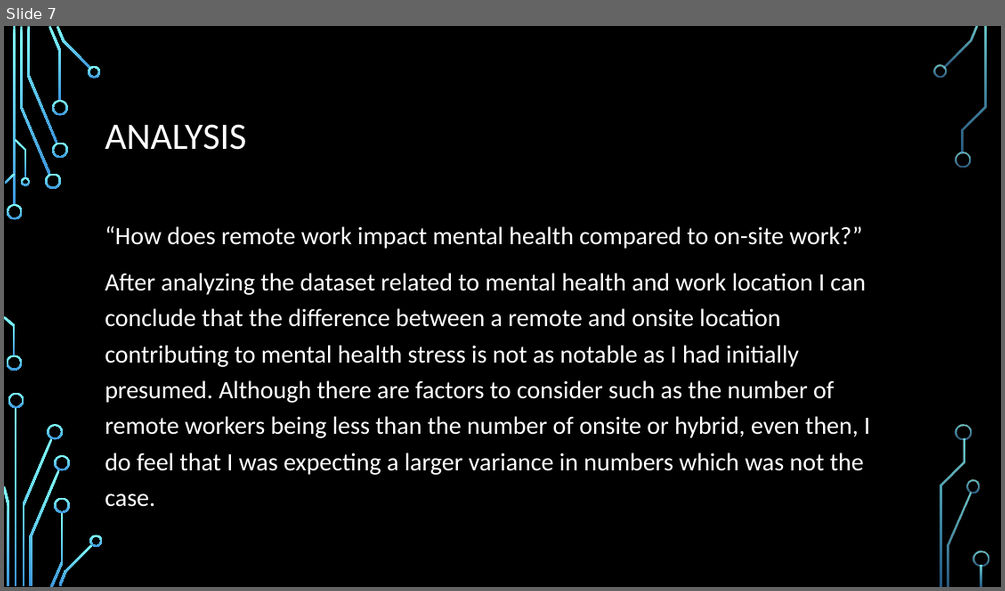
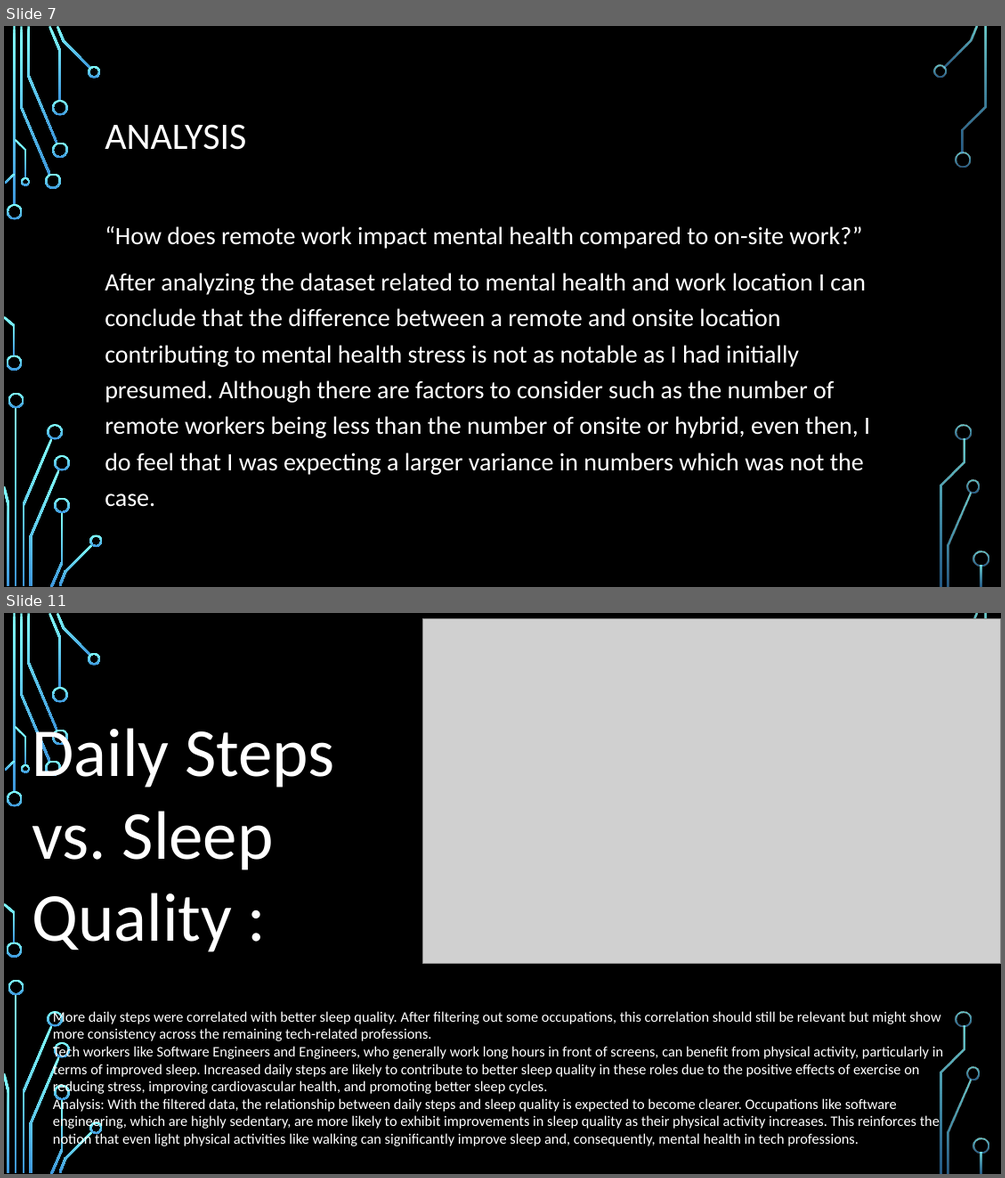
Before and after one commit to CaptDon71/Project-1-Research-Presentation, a slide deck: Ilsa-Presentation1.pptx. Shown one above the other, each under a label of ours: slide 7 before the commit, slides 7 and 11 after it; the slides between them are not shown. The pictures are 1005x591 and 1005x1178 pixels, drawn with LibreOffice and Linux fonts; fonts in the diff are those of the drawing; grey boxes stand for pictures; background and template pictures are left out. Boxes give left, top, right and bottom in pixels: in the first picture for what was removed or moved away, otherwise in the second. Text is boxed around its words. In the diff, an @@ line names an element or a change of style, - is before the commit and + after.

```diff
--- a/Ilsa-Presentation1.pptx
+++ b/Ilsa-Presentation1.pptx
@@ slide 11 added at [4,613,1001,1174], background picture (left out); not listed: 34 template elements that a slide beside it also shows @@
@@ picture added at [423,619,1001,964] @@
@@ text added at [32,719,335,952], 66 pt, text #FFFFFF @@
+Daily Steps vs. Sleep Quality :
@@ text added at [53,1011,943,1148], 14 pt, text #FFFFFF @@
+More daily steps were correlated with better sleep quality. After filtering out some occupations, this correlation should still be relevant but might show more consistency across the remaining tech-related professions.
+Tech workers like Software Engineers and Engineers, who generally work long hours in front of screens, can benefit from physical activity, particularly in terms of improved sleep. Increased daily steps are likely to contribute to better sleep quality in these roles due to the positive effects of exercise on reducing stress, improving cardiovascular health, and promoting better sleep cycles.
+Analysis: With the filtered data, the relationship between daily steps and sleep quality is expected to become clearer. Occupations like software engineering, which are highly sedentary, are more likely to exhibit improvements in sleep quality as their physical activity increases. This reinforces the notion that even light physical activities like walking can significantly improve sleep and, consequently, mental health in tech professions.
```
Also in this commit, not shown: 4 other slides added.
